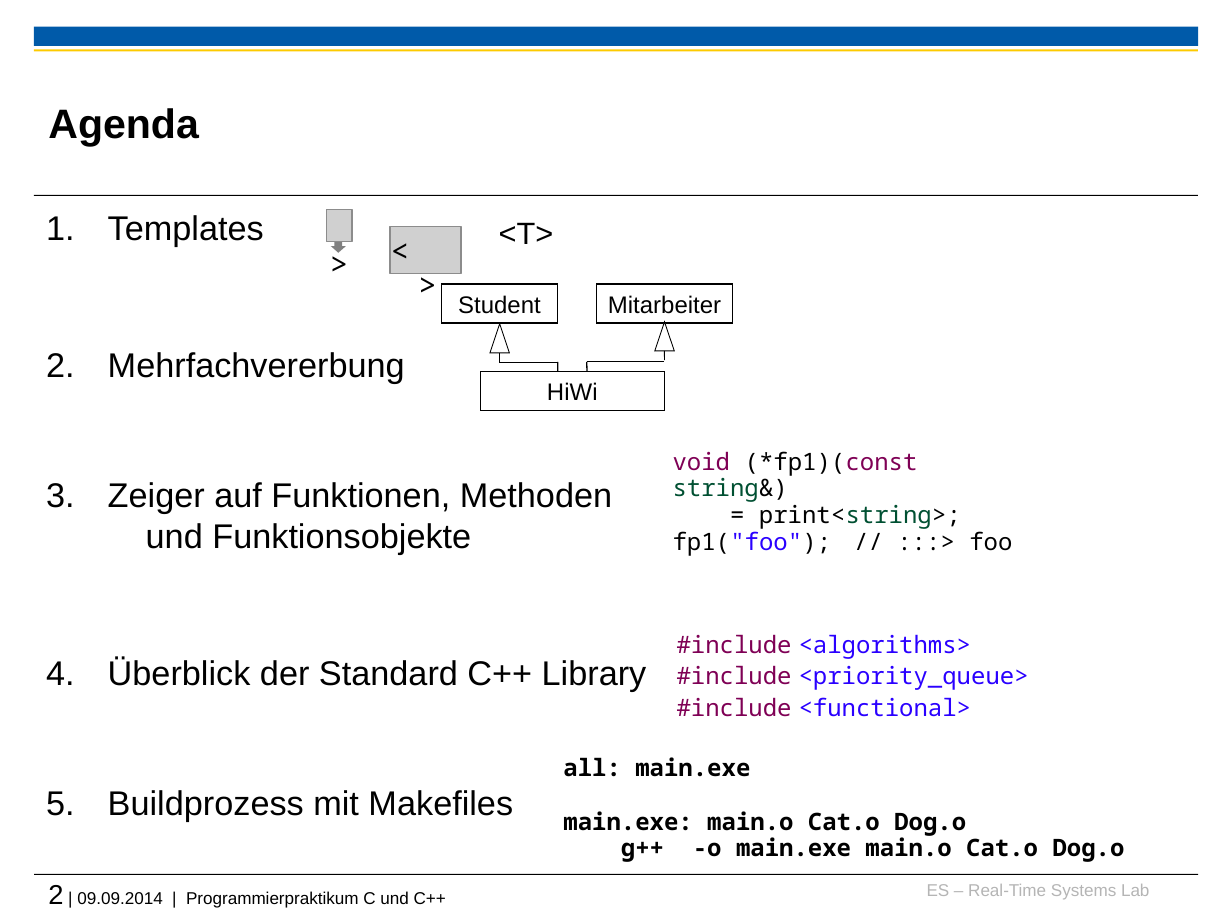
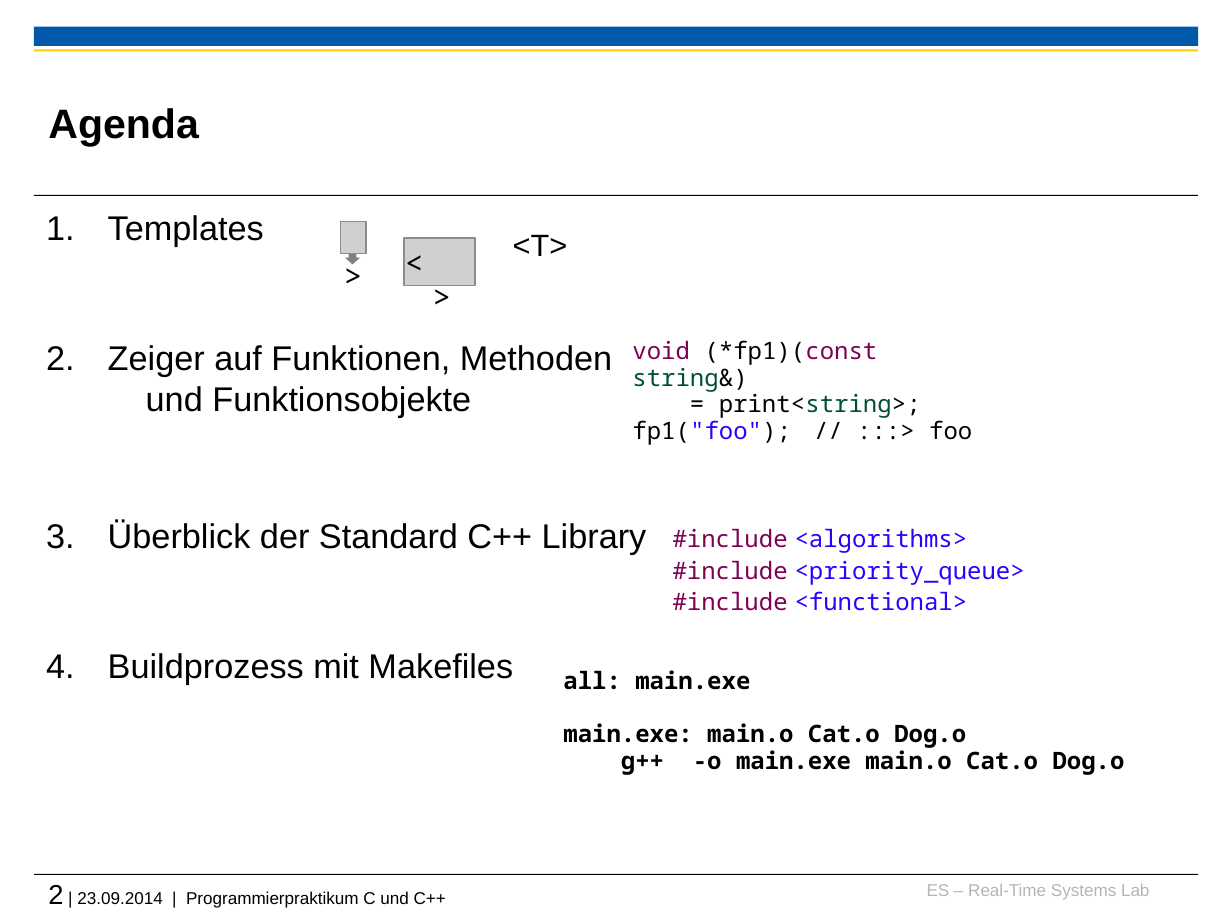
Before and after one commit to h82k/tud-cppp, a slide deck: slide 2 of Vorlesung/4 Fortgeschrittene Themen.pptx. Drawn at 1232x924 pixels with LibreOffice and Linux fonts; fonts in the diff are those of the drawing; grey boxes stand for pictures; background and template pictures are left out. Boxes give left, top, right and bottom in pixels: in the first picture for what was removed or moved away, otherwise in the second. Text is boxed around its words. In the diff, an @@ line names an element or a change of style, - is before the commit and + after.

Commit message:
Re-organize slides:  - move multiple inheritance to day 3

```diff
--- a/Vorlesung/4 Fortgeschrittene Themen.pptx
+++ b/Vorlesung/4 Fortgeschrittene Themen.pptx
@@ picture moved from (x1=326, y1=209, x2=352, y2=241) to (x1=340, y1=222, x2=366, y2=254) @@
@@ 3 texts, 1 picture, 1 down arrow moved together from (x1=301, y1=208, x2=554, y2=276) to (x1=315, y1=219, x2=568, y2=287) @@
@@ text at (x1=108, y1=352, x2=405, y2=383): paragraph removed @@
-2. Mehrfachvererbung
@@ text "void (*fp1)(const string&) = print<string>;" moved from (x1=673, y1=451, x2=1012, y2=556) to (x1=632, y1=340, x2=972, y2=445) @@
@@ group removed at (x1=441, y1=285, x2=732, y2=410): 6 lines, 3 rectangles, 2 triangles @@
-HiWi
-Student
-Mitarbeiter
@@ text "#include <algorithms>" moved from (x1=677, y1=634, x2=1029, y2=717) to (x1=673, y1=528, x2=1025, y2=611) @@
@@ text "all: main.exe" moved from (x1=563, y1=757, x2=1125, y2=862) to (x1=563, y1=670, x2=1125, y2=775) @@
@@ text at (x1=48, y1=885, x2=446, y2=908): text changed @@
-2 | 09.09.2014 | Programmierpraktikum C und C++
+2 | 23.09.2014 | Programmierpraktikum C und C++
```
Also in this commit, not shown: 10 other slides changed, 10 slides removed, 5 other files.
